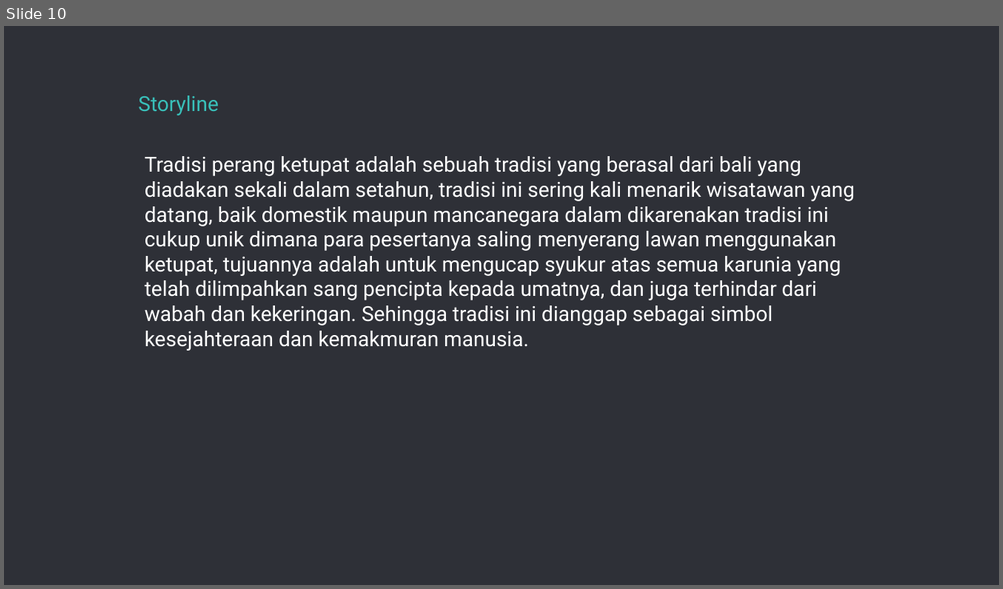
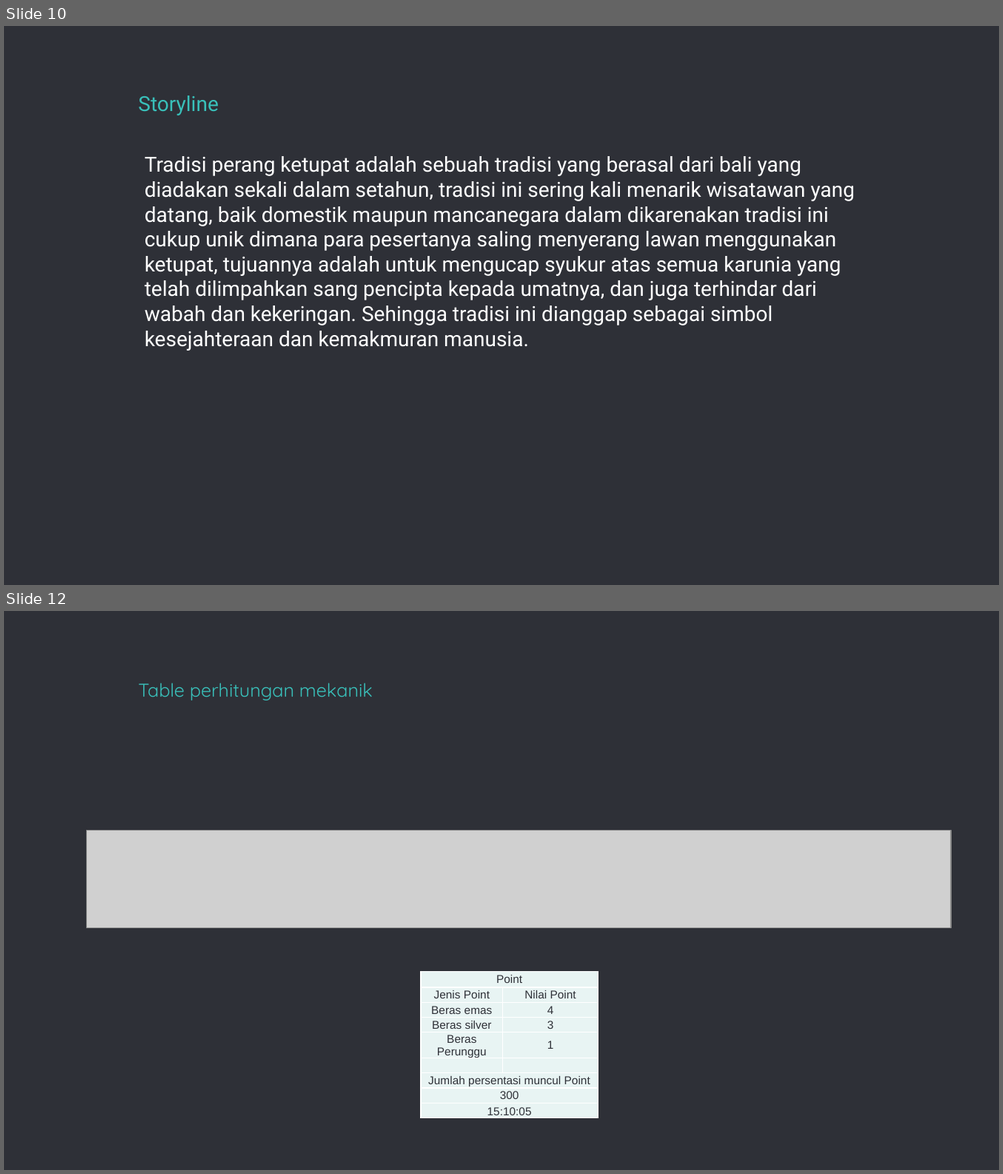
Before and after one commit to ctoffel9/KetupatWars, a slide deck: File Share/Kelompok 1.pptx. Shown one above the other, each under a label of ours: slide 10 before the commit, slides 10 and 12 after it; the slides between them are not shown. The pictures are 1003x589 and 1003x1174 pixels, drawn with LibreOffice and Linux fonts; fonts in the diff are those of the drawing; grey boxes stand for pictures. Boxes give left, top, right and bottom in pixels: in the first picture for what was removed or moved away, otherwise in the second. Text is boxed around its words. In the diff, an @@ line names an element or a change of style, - is before the commit and + after.

```diff
--- a/File Share/Kelompok 1.pptx
+++ b/File Share/Kelompok 1.pptx
@@ slide 12 added at [4,611,999,1170], background #2E3037 @@
@@ title added at [138,683,373,701], 18 pt, text #39C0BA @@
+Table perhitungan mekanik
@@ picture added at [87,830,950,928] @@
@@ table added at [421,971,599,1120], 9 rows, 2 columns @@
+Point | 
+Jenis Point | Nilai Point
+Beras emas | 4
+Beras silver | 3
+Beras Perunggu | 1
+ | 
+Jumlah persentasi muncul Point | 
+300 | 
+15:10:05 | 
```
Also in this commit, not shown: 1 slide changed.
